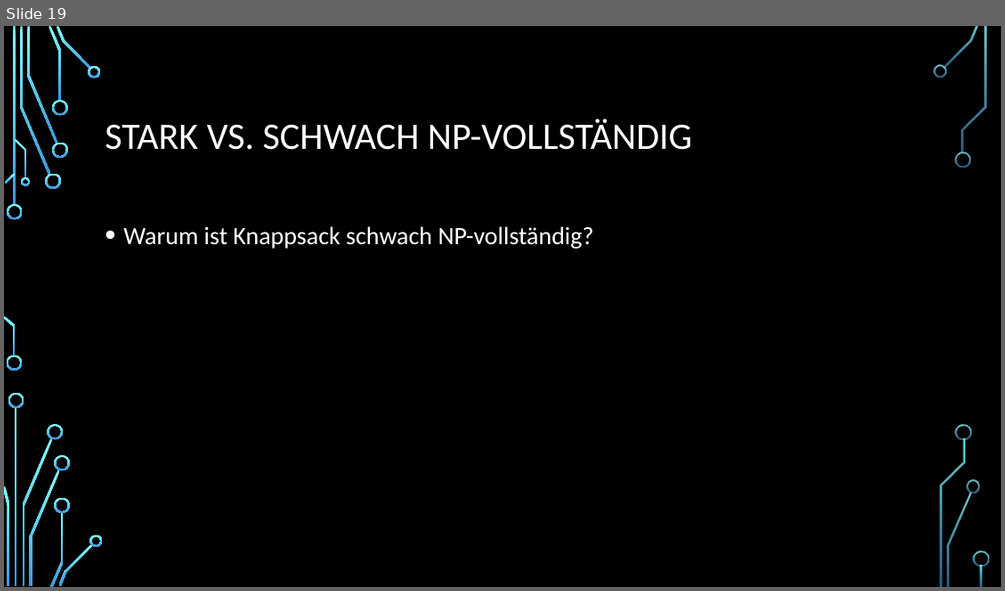
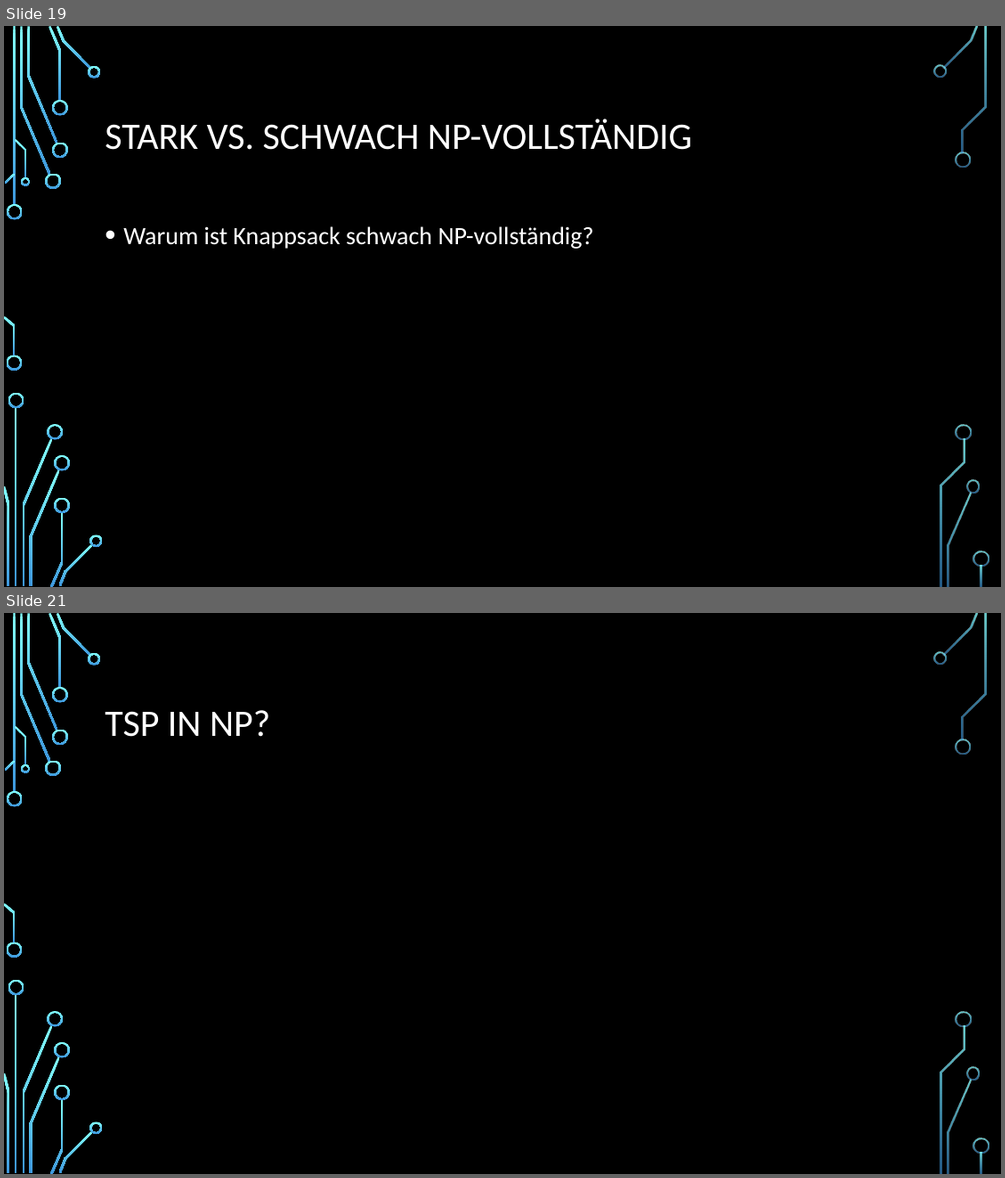
Before and after one commit to Seppl2202/Pseudopolynomielle-Algorithmen, a slide deck: Pseudopolynomielle Algorithmen.pptx. Shown one above the other, each under a label of ours: slide 19 before the commit, slides 19 and 21 after it; the slides between them are not shown. The pictures are 1005x591 and 1005x1178 pixels, drawn with LibreOffice and Linux fonts; fonts in the diff are those of the drawing; grey boxes stand for pictures; background and template pictures are left out. Boxes give left, top, right and bottom in pixels: in the first picture for what was removed or moved away, otherwise in the second. Text is boxed around its words. In the diff, an @@ line names an element or a change of style, - is before the commit and + after.

```diff
--- a/Pseudopolynomielle Algorithmen.pptx
+++ b/Pseudopolynomielle Algorithmen.pptx
@@ slide 21 added at [4,613,1001,1174], background picture (left out); not listed: 36 template elements that a slide beside it also shows @@
@@ title added at [105,710,270,737], 36 pt, text #FFFFFF @@
+TSP IN NP?
```
Also in this commit, not shown: 5 other slides added, 1 slide removed.
